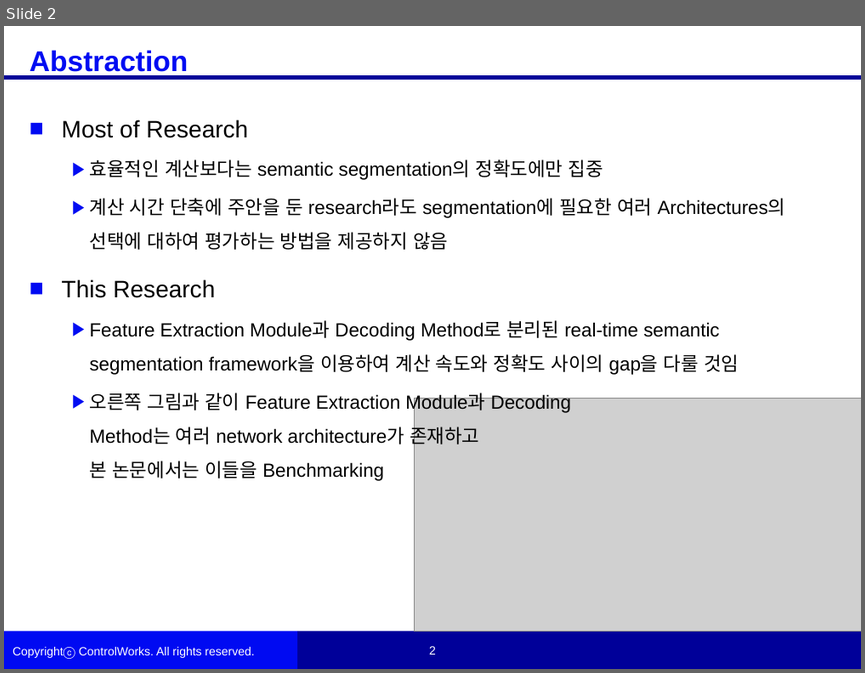
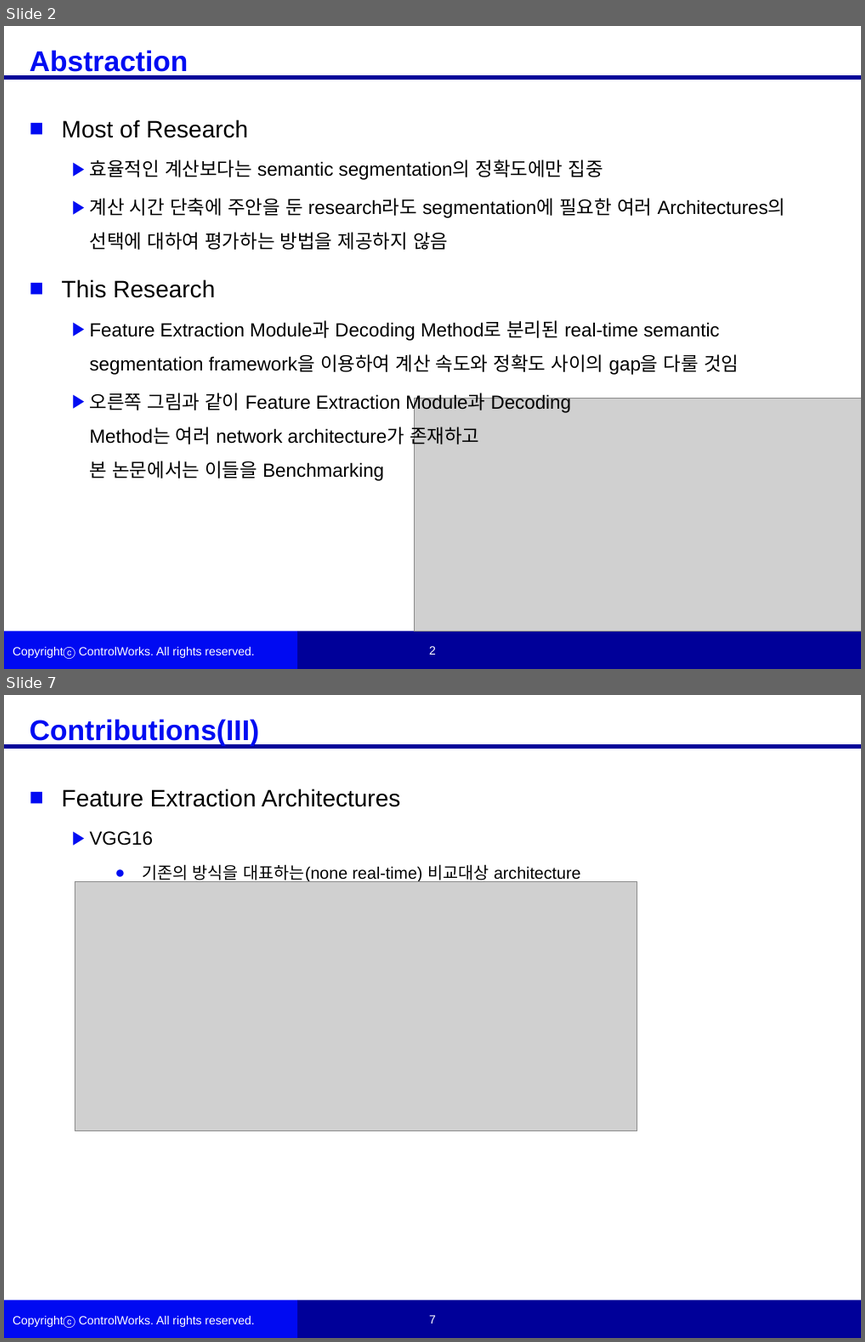
Before and after one commit to woojinKwon/deep_learning_paper, a slide deck: RTSEG_REAL-TIME SEMANTIC SEGMENTATION COMPARATIVE STUDY_논문정리.pptx. Shown one above the other, each under a label of ours: slide 2 before the commit, slides 2 and 7 after it; the slides between them are not shown. The pictures are 865x673 and 865x1342 pixels, drawn with LibreOffice and Linux fonts; fonts in the diff are those of the drawing; grey boxes stand for pictures; background and template pictures are left out. Boxes give left, top, right and bottom in pixels: in the first picture for what was removed or moved away, otherwise in the second. Text is boxed around its words. In the diff, an @@ line names an element or a change of style, - is before the commit and + after.

```diff
--- a/RTSEG_REAL-TIME SEMANTIC SEGMENTATION COMPARATIVE STUDY_논문정리.pptx
+++ b/RTSEG_REAL-TIME SEMANTIC SEGMENTATION COMPARATIVE STUDY_논문정리.pptx
@@ slide 7 added at <box>4,695,861,1338</box>, background #FFFFFF; not listed: 6 template elements that a slide beside it also shows @@
@@ text added at <box>30,719,259,746</box>, 24 pt, text #000CF2, bold @@
+Contributions(III)
@@ text added at <box>62,789,580,884</box>, 14 pt, text #000000 @@
+■ Feature Extraction Architectures
+  ▶ VGG16
+    ● 기존의 방식을 대표하는(none real-time) 비교대상 architecture
@@ picture added at <box>75,882,637,1131</box> @@
```
Also in this commit, not shown: 4 slides changed, 4 other slides added, 5 slides removed.
